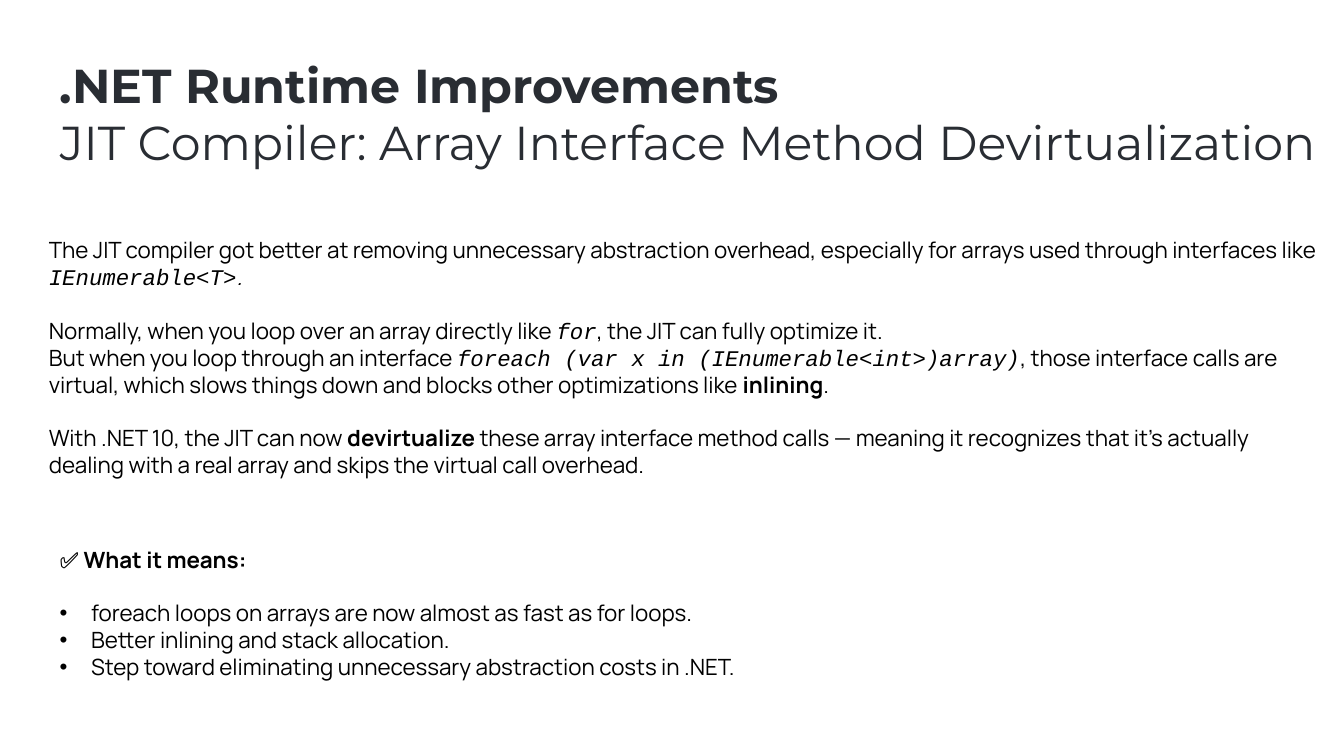
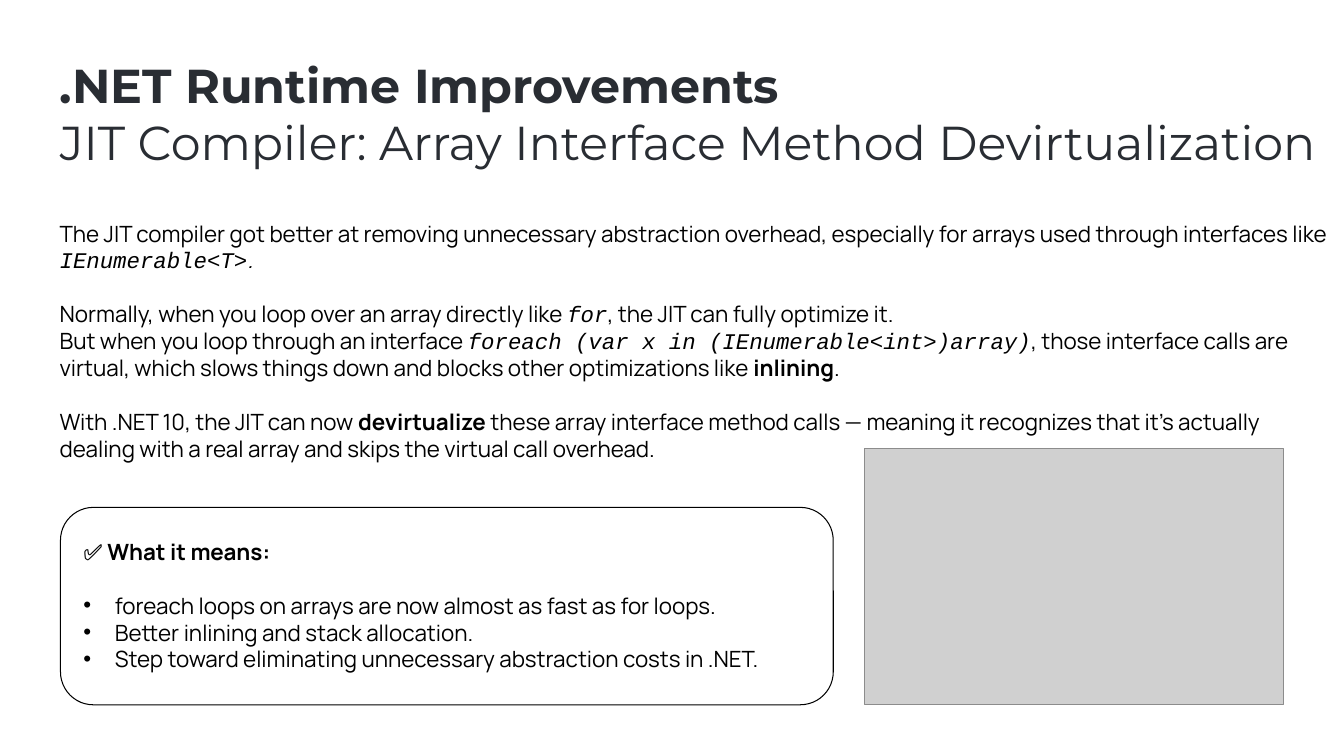
Before and after one commit to ebicoglu/presentations, a slide deck: slide 15 of abp-community-talks-2025.09.pptx. Drawn at 1344x756 pixels with LibreOffice and Linux fonts; fonts in the diff are those of the drawing; grey boxes stand for pictures; background and template pictures are left out. Boxes give left, top, right and bottom in pixels: in the first picture for what was removed or moved away, otherwise in the second. Text is boxed around its words. In the diff, an @@ line names an element or a change of style, - is before the commit and + after.

```diff
--- a/abp-community-talks-2025.09.pptx
+++ b/abp-community-talks-2025.09.pptx
@@ text "The JIT compiler got better ...": place and size @@
-text "The JIT compiler got better ..." at (49, 241, 1316, 479)
+text "The JIT compiler got better ..." at (60, 225, 1326, 463)
@@ picture added at (865, 449, 1285, 705) @@
@@ rounded rectangle added at (60, 507, 834, 705), outline #000000 0.75 pt @@
@@ text "✅ What it means:": place and size @@
-text "✅ What it means:" at (84, 551, 734, 681)
+text "✅ What it means:" at (107, 543, 758, 673)
```
Also in this commit, not shown: 17 other slides changed, 2 slides added, 1 slide removed.
